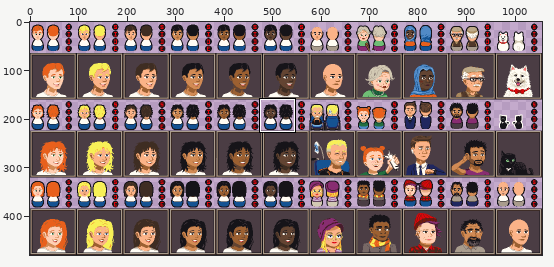
Two versions of one pixel-art file, godot/res/sprites/characters/characters.aseprite. Above: a wide view before the commit, with the close-up outlined.
Close-up. The starting point:
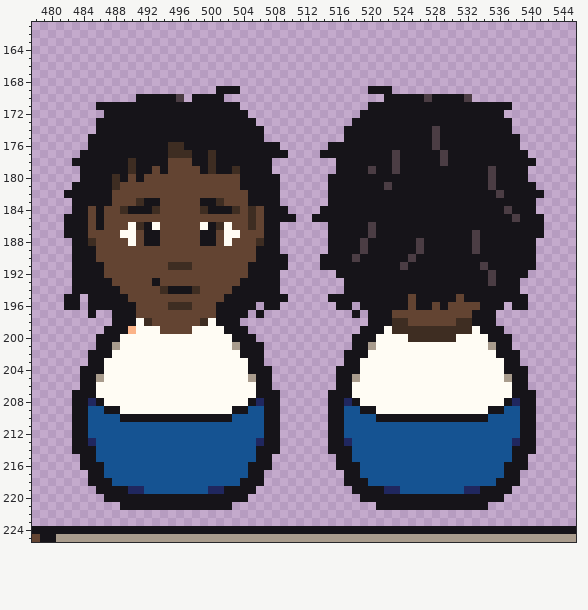
1056x480 pixels, 1 frame. Shown: x 478..545, y 161..225. The commit also changed other parts of the picture, which this record leaves out.
The result:
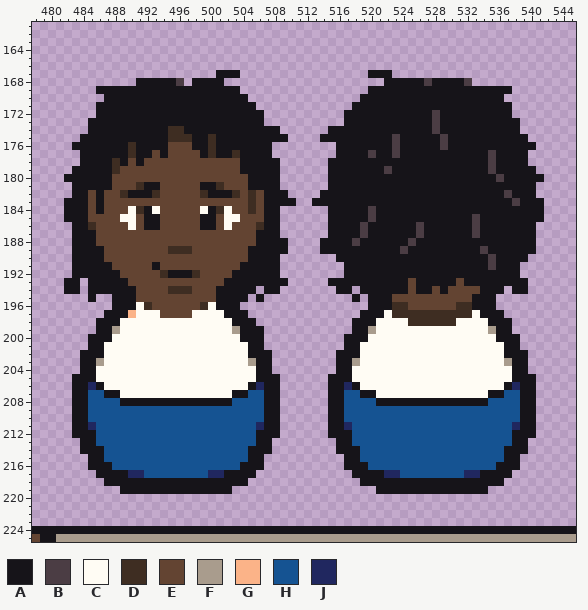
Palette (. is transparent): A #161419  B #4b3d44  C #fffcf4  D #3e2d22  E #634432  F #a99c8d  G #fbb388  H #155392  J #20275f
Change:
Layers "Outlines", "Hair & Clothes", "Main":
y 167: x 501..503 ... -> AAA; x 520..522 ... -> AAA
y 168: x 491..496 ...... -> AAAAAB; x 498..501 .... -> AAAA; x 522..532 ........... -> AAAAABAAAAB
y 169: x 486..500 ............... -> AAAAAAAAAAAAAAA; x 523..537 ............... -> AAAAAAAAAAAAAAA
y 170: x 487..490 .... -> AAAA; x 496..497 B. -> AA; x 502..504 ... -> AAA; x 519..521 ... -> AAA; x 527 B -> A; x 532..536 B.... -> AAAAA
y 171: x 504..505 .. -> AA; x 518..519 .. -> AA
y 172: x 486 . -> A; x 505..506 .. -> AA; x 517..518 .. -> AA; x 528 A -> B; x 537 . -> A
y 173: x 485 . -> A; x 506 . -> A; x 517 . -> A; x 528 A -> B; x 538 . -> A
y 174: x 485 . -> A; x 495..496 AA -> DD; x 507..508 .. -> AA; x 515..516 .. -> AA; x 538 . -> A
y 175: x 484 . -> A; x 495..497 AAA -> DDD; x 500 A -> D; x 507..509 ... -> AAA; x 514..516 ... -> AAA; x 523 A -> B; x 528..529 BA -> AB; x 539 . -> A
y 176: x 483..484 .. -> AA; x 490 A -> D; x 495..497 DDA -> EEE; x 500 A -> D; x 508 A -> .; x 515 A -> .; x 523 A -> B; x 528..529 BA -> AB; x 539..540 .. -> AA
y 177: x 490 A -> D; x 493 A -> E; x 495..498 DDDA -> EEEE; x 503 A -> D; x 508..509 AA -> ..; x 514..515 AA -> ..; x 520 A -> B; x 529 B -> A; x 535 A -> B
y 178: x 483 A -> .; x 488 A -> D; x 490 D -> E; x 492..494 AAA -> EEE; x 498..503 AADAAA -> EEEEEE; x 508 . -> A; x 515 . -> A; x 523 B -> A; x 529 B -> A; x 535 A -> B; x 540 A -> .
y 179: x 483 . -> A; x 488..492 AADAA -> DEEEE; x 494 A -> E; x 499..503 ADAAD -> EEEEE; x 508 . -> A; x 515 . -> A; x 520 B -> A; x 522..523 AB -> BA; x 540 . -> A
y 180: x 482..483 .. -> AA; x 488..489 DA -> EE; x 491 A -> E; x 504 A -> E; x 535..536 BA -> AB; x 540..541 .. -> AA
y 181: x 488 D -> E; x 491..493 EEE -> DAA; x 499..501 EEE -> AAD; x 504 A -> E; x 522 B -> A; x 535 B -> A
y 182: x 482 A -> .; x 485 A -> E; x 487 A -> E; x 489..493 EEEEE -> DAAAD; x 499..503 EEEEE -> DAAAD; x 505..506 AA -> DE; x 509 . -> A; x 514 . -> A; x 536..537 BA -> AB; x 541 A -> .
y 183: x 482 . -> A; x 485 A -> E; x 487 A -> E; x 491..493 DAA -> EEE; x 499..501 AAD -> EEE; x 505..506 AA -> DE; x 509..510 .. -> AA; x 513..514 .. -> AA; x 538 A -> B; x 541 . -> A
y 184: x 482 . -> A; x 489..491 DAA -> ECD; x 493 D -> C; x 499 D -> C; x 501..503 AAD -> DCE; x 509 A -> .; x 514 A -> .; x 520 A -> B; x 537 B -> A; x 541 . -> A
y 185: x 486 A -> E; x 489..490 EE -> CC; x 492..493 EE -> AA; x 499..500 EE -> AA; x 502..503 EE -> CC; x 505 D -> E; x 509..510 AA -> ..; x 513..514 AA -> ..; x 520 A -> B; x 533 A -> B; x 538 B -> A
y 186: x 482 A -> .; x 485..486 EA -> DE; x 491 D -> E; x 493 C -> A; x 499 C -> A; x 501 D -> E; x 505..506 DE -> ED; x 519..520 AB -> BA; x 526 A -> B; x 533 A -> B; x 541 A -> .
y 187: x 482 A -> .; x 485 E -> A; x 489..490 CC -> EE; x 492..493 AA -> EE; x 499..500 AA -> EE; x 502..503 CC -> EE; x 506 E -> A; x 519..520 AB -> BA; x 526 A -> B; x 541 A -> .
y 188: x 485 D -> A; x 490 C -> E; x 492..493 AA -> EE; x 499..500 AA -> EE; x 502 C -> E; x 506 D -> A; x 509 . -> A; x 514 . -> A; x 518..519 AB -> BA; x 525..526 AB -> BA; x 533 B -> A
y 189: x 486 E -> A; x 495..497 EEE -> DDD; x 505 E -> A; x 509 . -> A; x 514 . -> A; x 519 B -> A; x 524 A -> B; x 526 B -> A; x 533..534 BA -> AB
y 190: x 486 E -> A; x 505 E -> A; x 509 A -> .; x 514..515 AA -> ..; x 518 B -> A; x 525 B -> A; x 535 A -> B; x 540 A -> .
y 191: x 487 E -> A; x 493 E -> A; x 495..497 DDD -> EEE; x 504 E -> A; x 509 A -> .; x 514..516 AAA -> ...; x 524 B -> A; x 534..535 BA -> AB; x 539..540 AA -> ..
y 192: x 487..488 EE -> AA; x 494..498 EEEEE -> DAAAD; x 503..504 EE -> AA; x 516 A -> .; x 535 B -> A; x 539 A -> .
y 193: x 482 . -> A; x 484 A -> .; x 488..489 EE -> AA; x 493 A -> E; x 502..503 EE -> AA; x 509 . -> A; x 515..516 .. -> AA; x 525 A -> E; x 531 A -> E; x 535 B -> A; x 539 . -> A
y 194: x 482 . -> A; x 484 A -> .; x 489..490 EE -> AA; x 494..498 DAAAD -> EDDDE; x 501..502 EE -> AA; x 506 A -> .; x 516 . -> A; x 518 A -> .; x 525 A -> E; x 528 A -> E; x 530..533 AAAA -> EEEE; x 537 A -> .; x 539 . -> A
y 195: x 482..483 AA -> ..; x 486..487 AA -> ..; x 490 E -> A; x 501 E -> A; x 505 A -> .; x 507..509 AAA -> ...; x 515..517 AAA -> ...; x 519 A -> .; x 523..524 AA -> EE; x 526..530 AAAAA -> EEEEE; x 532 A -> E; x 536..539 AAAA -> ....
y 196: x 482..483 AA -> ..; x 485..487 AAA -> ...; x 491..492 EE -> CD; x 495..497 DDD -> EEE; x 499..500 EE -> DC; x 504..505 AA -> ..; x 507..508 AA -> ..; x 516..517 AA -> ..; x 519 A -> .; x 523..524 AA -> DD; x 526..527 AA -> EE; x 529 A -> E; x 531..533 EEE -> DDA; x 536 A -> .; x 538..539 AA -> ..
y 197: x 485 A -> .; x 487 . -> A; x 490..493 AEEE -> GCCC; x 498..501 EEEA -> CCCC; x 506 A -> .; x 518..519 A. -> .A; x 522..533 AEEEEEEEEEEA -> CDDDDDDDDDDC; x 536 . -> A
y 198: x 486..487 .. -> AA; x 489..490 AA -> CC; x 492..499 DEEEEEED -> CCCCCCCC; x 501..502 AA -> CC; x 504..505 .. -> AA; x 518..519 .. -> AA; x 521..534 AADDEEEEEEDDAA -> CCCCDDDDDDCCCC; x 536..537 .. -> AA
y 199: x 486 . -> A; x 488..490 AAG -> FCC; x 494..497 EEEE -> CCCC; x 502..503 AA -> CF; x 505..506 .. -> AA; x 518 . -> A; x 520..521 AA -> FC; x 523..532 DDDDDDDDDD -> CCCCCCCCCC; x 534..535 AA -> CF; x 537 . -> A
y 200: x 485 . -> A; x 488 A -> C; x 503 A -> C; x 506 . -> A; x 517 . -> A; x 520 A -> C; x 525..530 DDDDDD -> CCCCCC; x 535 A -> C; x 538 . -> A
y 201: x 485 . -> A; x 487..488 AF -> CC; x 503..504 FA -> CC; x 517 . -> A; x 519..520 AF -> CC; x 535..536 FA -> CC; x 538 . -> A
y 202: x 484 . -> A; x 487 A -> C; x 504 A -> C; x 507 . -> A; x 516 . -> A; x 519 A -> C; x 536 A -> C; x 539 . -> A
y 203: x 484 . -> A; x 486 A -> F; x 505 A -> F; x 507 . -> A; x 516 . -> A; x 518 A -> F; x 537 A -> F; x 539 . -> A
y 204: x 486 A -> C; x 505 A -> C; x 518 A -> C; x 537 A -> C
y 205: x 483 . -> A; x 486 F -> C; x 505 F -> C; x 508 . -> A; x 515 . -> A; x 518 F -> C; x 537 F -> C; x 540 . -> A
y 206: x 483 . -> A; x 485..486 AC -> JA; x 505..506 CA -> AJ; x 508 . -> A; x 515 . -> A; x 517..518 AC -> JA; x 537..538 CA -> AJ; x 540 . -> A
y 207: x 485..488 ACCC -> HHAA; x 503..506 CCCA -> AAHH; x 517..520 ACCC -> HHAA; x 535..538 CCCA -> AAHH
y 208: x 485..506 JACCCCCCCCCCCCCCCCCCAJ -> HHHHAAAAAAAAAAAAAAHHHH; x 517..538 JACCCCCCCCCCCCCCCCCCAJ -> HHHHAAAAAAAAAAAAAAHHHH
y 209: x 487..504 AACCCCCCCCCCCCCCAA -> HHHHHHHHHHHHHHHHHH; x 519..536 AACCCCCCCCCCCCCCAA -> HHHHHHHHHHHHHHHHHH
y 210: x 489..502 AAAAAAAAAAAAAA -> HHHHHHHHHHHHHH; x 521..534 AAAAAAAAAAAAAA -> HHHHHHHHHHHHHH
y 211: x 485 H -> J; x 506 H -> J; x 517 H -> J; x 538 H -> J
y 212: x 485 H -> A; x 506 H -> A; x 517 H -> A; x 538 H -> A
y 213: x 483 A -> .; x 485 J -> A; x 506 J -> A; x 508 A -> .; x 515 A -> .; x 517 J -> A; x 538 J -> A; x 540 A -> .
y 214: x 483 A -> .; x 486 H -> A; x 505 H -> A; x 508 A -> .; x 515 A -> .; x 518 H -> A; x 537 H -> A; x 540 A -> .
y 215: x 484 A -> .; x 486 H -> A; x 505 H -> A; x 507 A -> .; x 516 A -> .; x 518 H -> A; x 537 H -> A; x 539 A -> .
y 216: x 484 A -> .; x 487 H -> A; x 504 H -> A; x 507 A -> .; x 516 A -> .; x 519 H -> A; x 536 H -> A; x 539 A -> .
y 217: x 485 A -> .; x 487..491 HHHHH -> AAAJJ; x 500..504 HHHHH -> JJAAA; x 506 A -> .; x 517 A -> .; x 519..523 HHHHH -> AAAJJ; x 532..536 HHHHH -> JJAAA; x 538 A -> .
y 218: x 485..486 AA -> ..; x 488..503 HHHHHHHHHHHHHHHH -> AAAAAAAAAAAAAAAA; x 505..506 AA -> ..; x 517..518 AA -> ..; x 520..535 HHHHHHHHHHHHHHHH -> AAAAAAAAAAAAAAAA; x 537..538 AA -> ..
y 219: x 486..488 AAA -> ...; x 490..501 JJHHHHHHHHJJ -> AAAAAAAAAAAA; x 503..505 AAA -> ...; x 518..520 AAA -> ...; x 522..533 JJHHHHHHHHJJ -> AAAAAAAAAAAA; x 535..537 AAA -> ...
y 220: x 487..504 AAAAAAAAAAAAAAAAAA -> ..................; x 519..536 AAAAAAAAAAAAAAAAAA -> ..................
y 221: x 489..502 AAAAAAAAAAAAAA -> ..............; x 521..534 AAAAAAAAAAAAAA -> ..............
Changed places in both close-ups, as pixel boxes (x1, y1, x2, y2):
changed: (64, 70, 544, 510)
